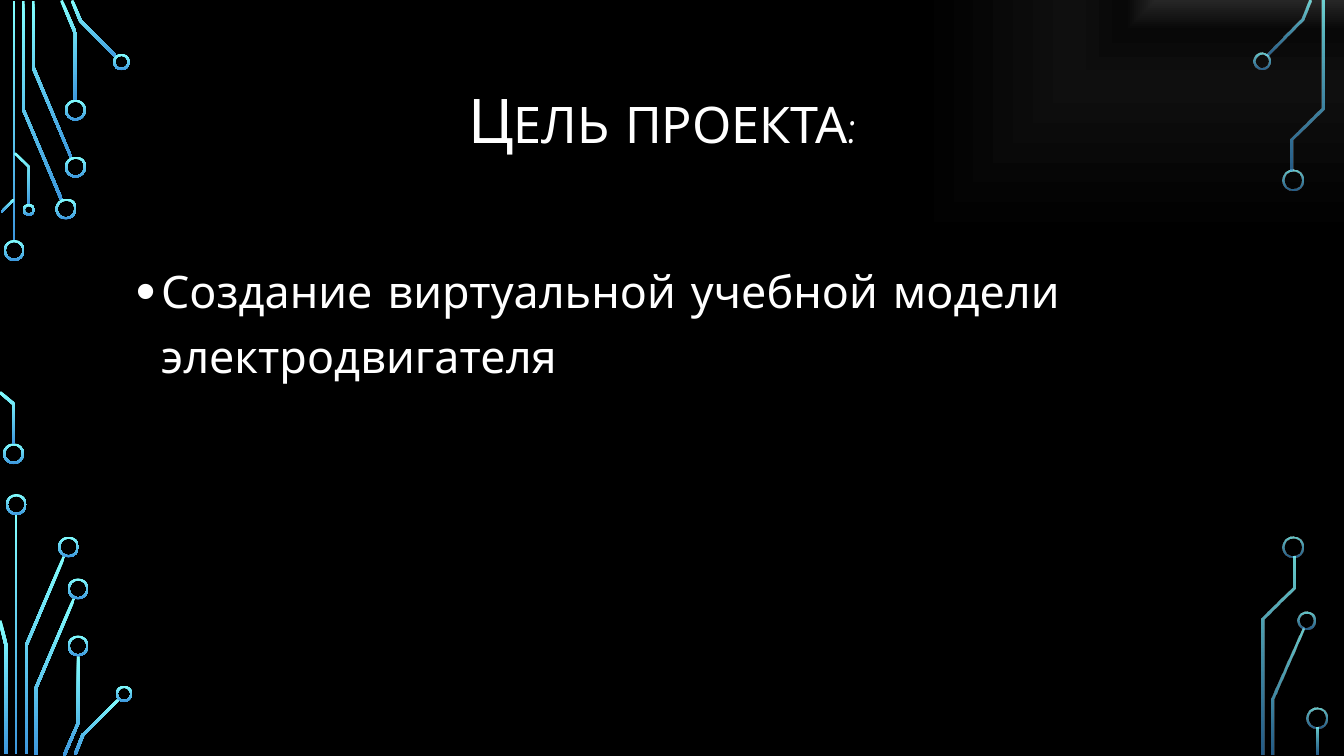
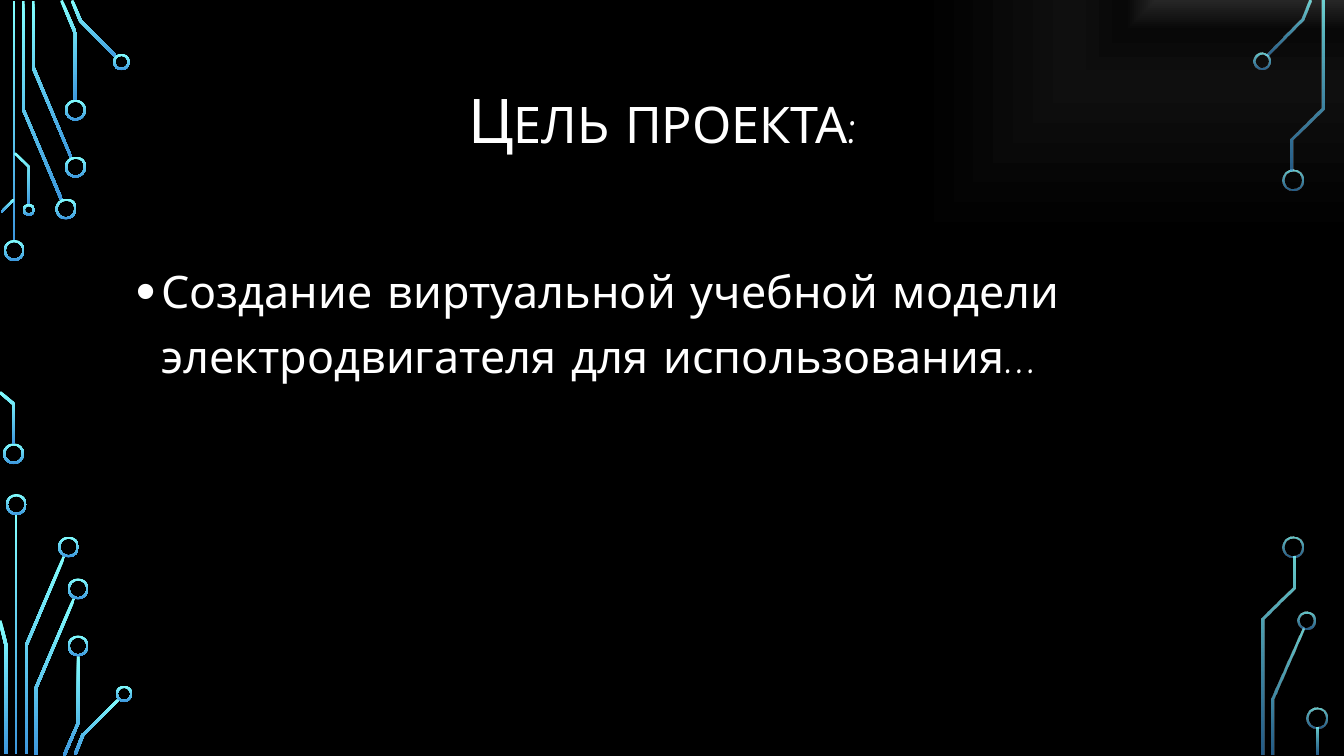
Before and after one commit to Zorkijvolk/electric_motor, a slide deck: slide 2 of docs/ru/Создание виртуальной учебной модели электродвигателя.pptx. Drawn at 1344x756 pixels with LibreOffice and Linux fonts; fonts in the diff are those of the drawing; background and template pictures are left out. Boxes give left, top, right and bottom in pixels: in the first picture for what was removed or moved away, otherwise in the second. Text is boxed around its words. In the diff, an @@ line names an element or a change of style, - is before the commit and + after.

```diff
--- a/docs/ru/Создание виртуальной учебной модели электродвигателя.pptx
+++ b/docs/ru/Создание виртуальной учебной модели электродвигателя.pptx
@@ text at [161, 274, 1060, 384]: text changed @@
-• Создание виртуальной учебной модели электродвигателя
+• Создание виртуальной учебной модели электродвигателя для использования…
```
Also in this commit, not shown: 4 other slides changed, 3 slides added, 1 slide removed, 2 other files.
